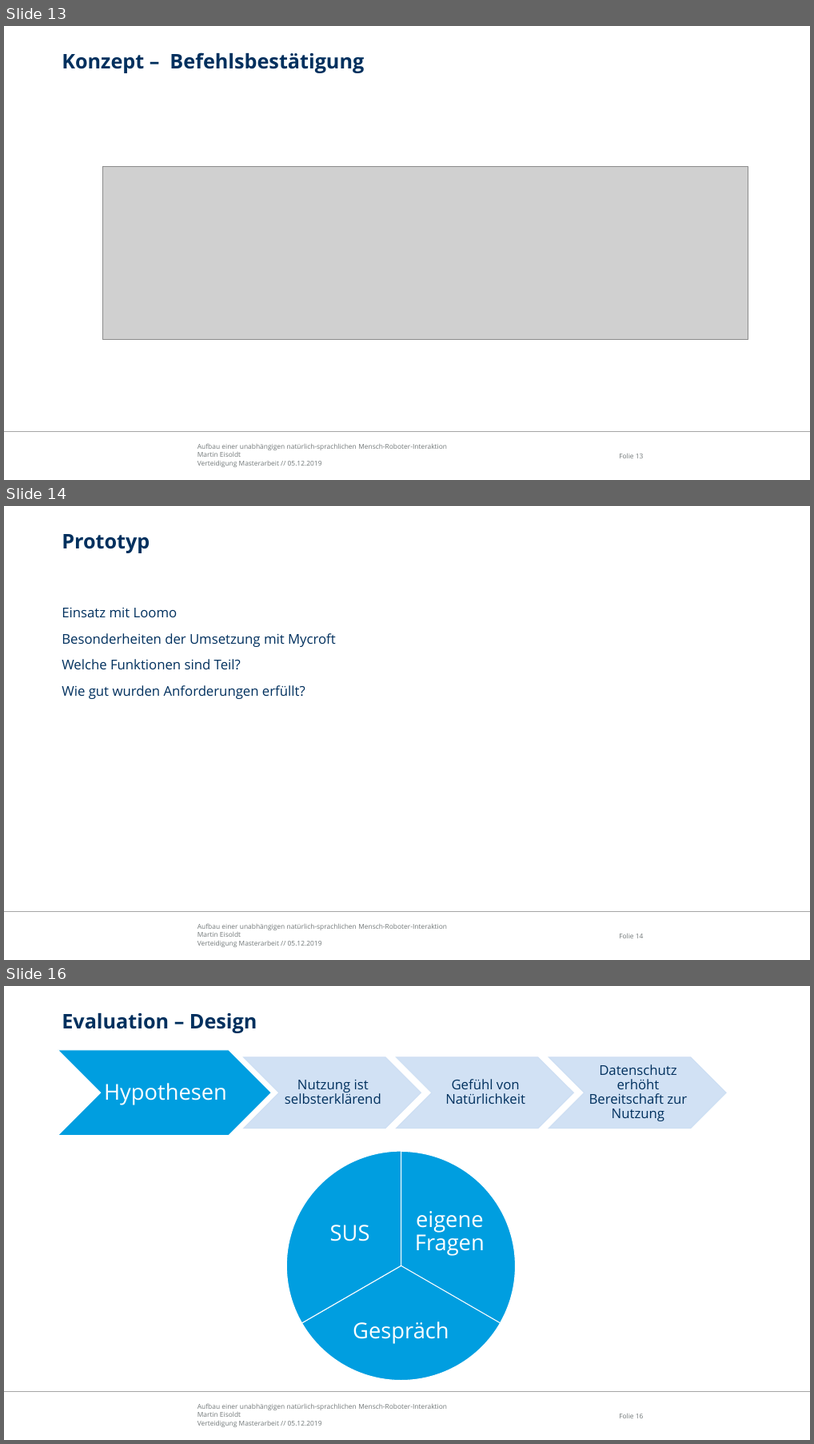
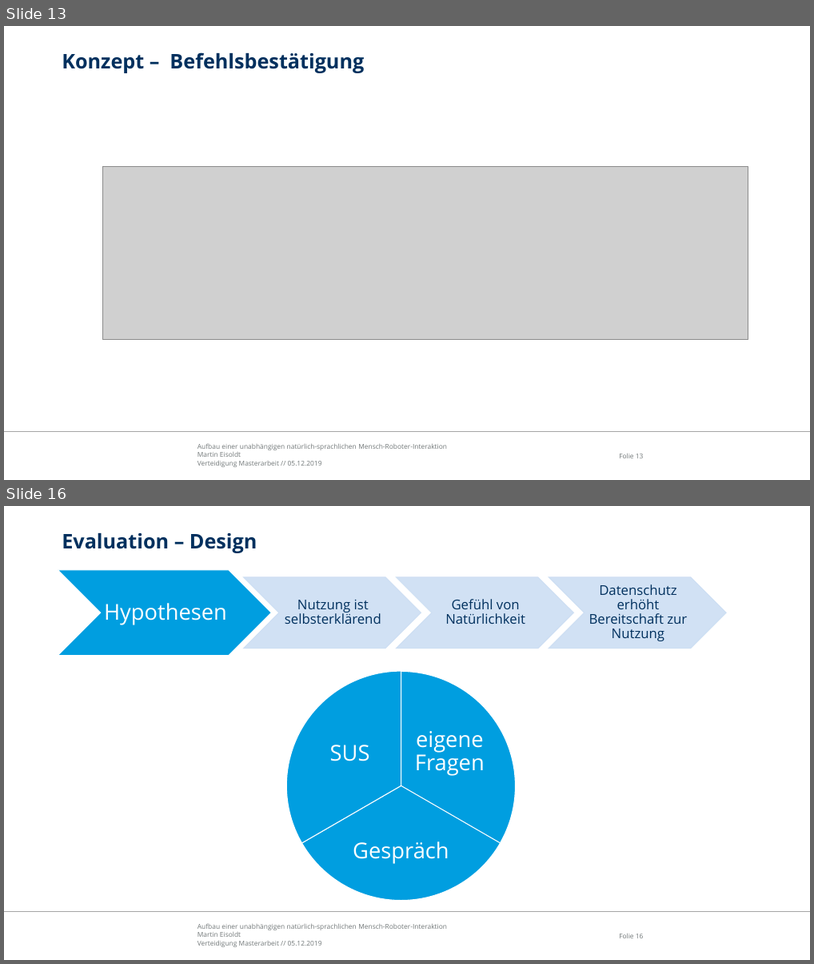
Before and after one commit to edegeyer/masterarbeit, a slide deck: verteidigung/verteidigung.pptx. Shown one above the other, each under a label of ours: slides 13, 14 and 16 before the commit, slides 13 and 16 after it; the slides between them are not shown. The pictures are 814x1444 and 814x964 pixels, drawn with LibreOffice and Linux fonts; fonts in the diff are those of the drawing; grey boxes stand for pictures; background and template pictures are left out. Boxes give left, top, right and bottom in pixels: in the first picture for what was removed or moved away, otherwise in the second. Text is boxed around its words. In the diff, an @@ line names an element or a change of style, - is before the commit and + after.

```diff
--- a/verteidigung/verteidigung.pptx
+++ b/verteidigung/verteidigung.pptx
@@ slide 14 removed at (4, 506, 810, 960), background #FFFFFF; not listed: 3 template elements that a slide beside it also shows @@
@@ title removed at (62, 534, 150, 553) @@
-Prototyp
@@ text removed at (62, 607, 336, 699) @@
-Einsatz mit Loomo
-Besonderheiten der Umsetzung mit Mycroft
-Welche Funktionen sind Teil?
-Wie gut wurden Anforderungen erfüllt?
```
Also in this commit, not shown: 3 slides changed, 1 slide added, 2 other files.
